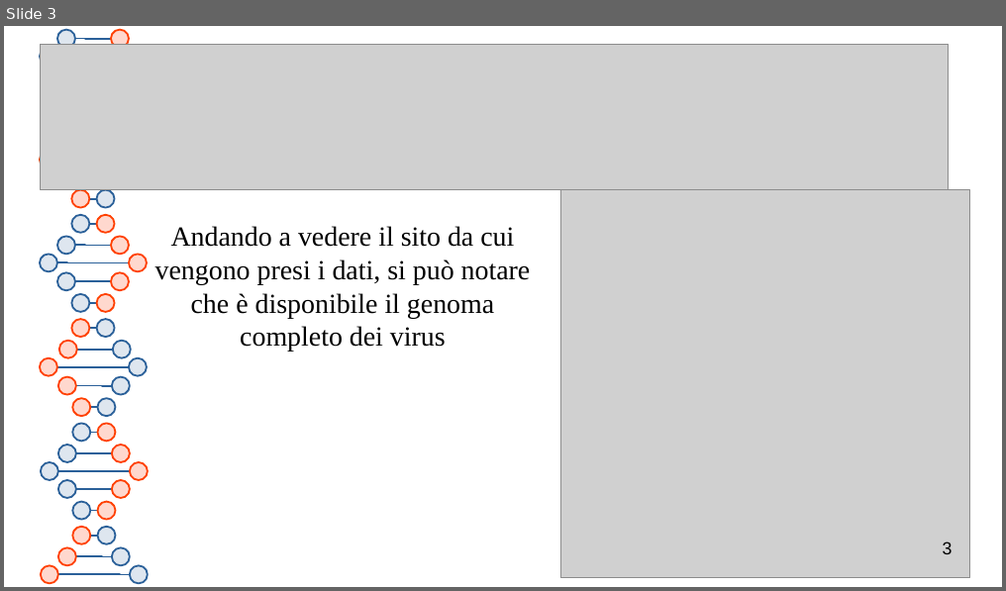
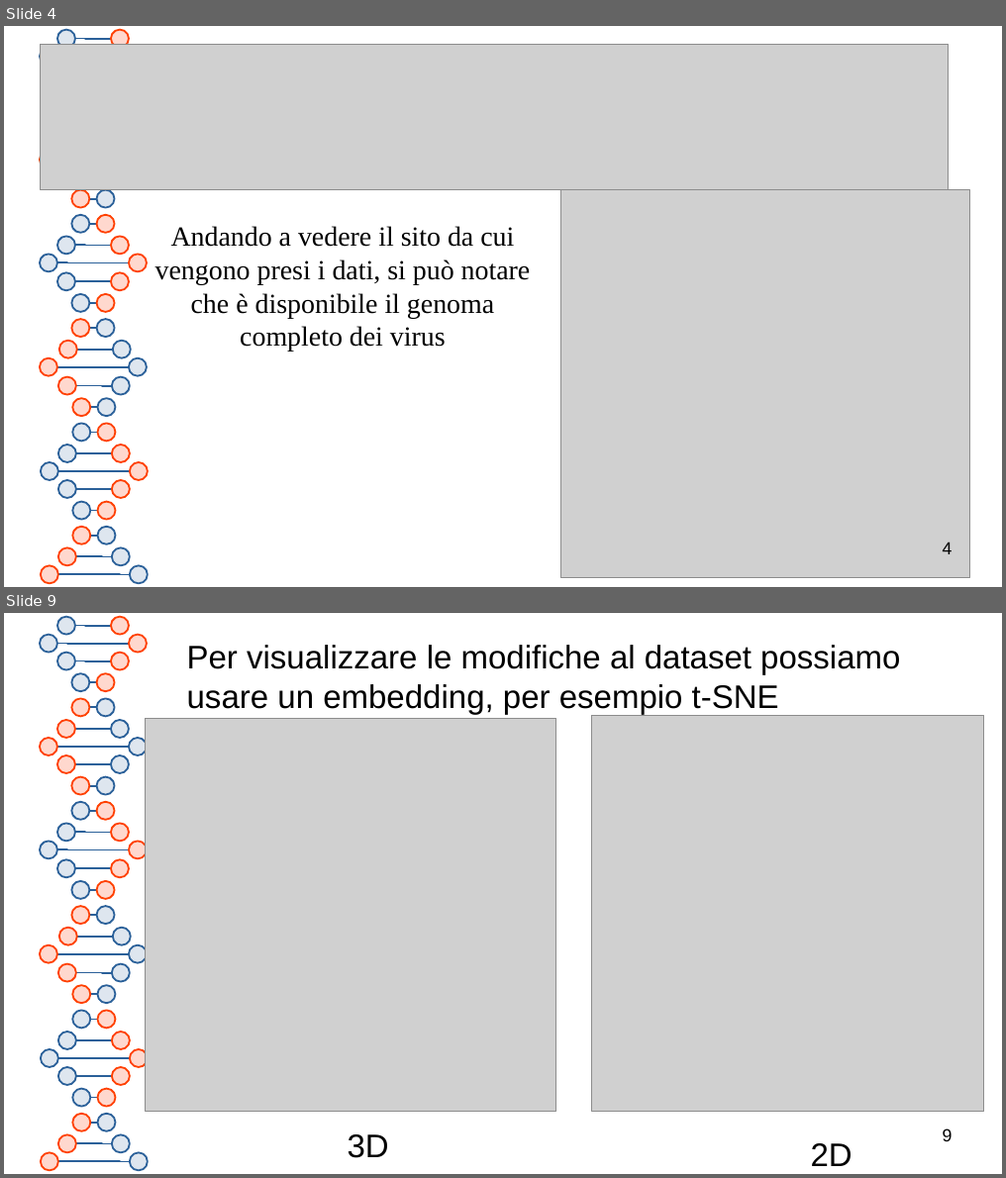
Before and after one commit to MT886505/IA-2022-2023, a slide deck: MT886505.odp. Shown one above the other, each under a label of ours: slide 3 before the commit, slides 4 and 9 after it; the slides between them are not shown. The pictures are 1006x591 and 1006x1178 pixels, drawn with LibreOffice and Linux fonts; fonts in the diff are those of the drawing; grey boxes stand for pictures. Boxes give left, top, right and bottom in pixels: in the first picture for what was removed or moved away, otherwise in the second. Text is boxed around its words. In the diff, an @@ line names an element or a change of style, - is before the commit and + after.

```diff
--- a/MT886505.odp
+++ b/MT886505.odp
@@ slide 9 added at [4,613,1002,1174], background #FFFFFF; not listed: 62 template elements that a slide beside it also shows @@
@@ ellipse added at [129,635,148,653], fill #FFD8CE, outline #FF4000 1.42 pt @@
@@ elbow line added from (57, 644) to (129, 644), #2A6099 1.42 pt @@
@@ ellipse added at [57,652,75,670], fill #DEE6EF, outline #2A6099 1.42 pt @@
@@ elbow line added from (75, 661) to (111, 661), #2A6099 1.42 pt @@
@@ ellipse added at [111,652,129,670], fill #FFD8CE, outline #FF4000 1.42 pt @@
@@ text added at [187,645,900,715], 26 pt, text #000000 @@
+Per visualizzare le modifiche al dataset possiamo usare un embedding, per esempio t-SNE
@@ ellipse added at [72,673,90,692], fill #DEE6EF, outline #2A6099 1.42 pt @@
@@ ellipse added at [72,699,90,717], fill #FFD8CE, outline #FF4000 1.42 pt @@
@@ elbow line added from (89, 682) to (96, 682), #2A6099 1.42 pt @@
@@ ellipse added at [96,673,115,692], fill #FFD8CE, outline #FF4000 1.42 pt @@
@@ ellipse added at [96,699,115,717], fill #DEE6EF, outline #2A6099 1.42 pt @@
@@ ellipse added at [57,720,75,738], fill #FFD8CE, outline #FF4000 1.42 pt @@
@@ elbow line added from (111, 729) to (75, 729), #2A6099 1.42 pt @@
@@ elbow line added from (89, 707) to (96, 707), #2A6099 1.42 pt @@
@@ ellipse added at [111,720,129,738], fill #DEE6EF, outline #2A6099 1.42 pt @@
@@ picture added at [146,718,556,1112] @@
@@ picture added at [592,715,984,1112] @@
@@ elbow line added from (129, 747) to (57, 747), #2A6099 1.42 pt @@
@@ ellipse added at [57,757,75,774], fill #FFD8CE, outline #FF4000 1.42 pt @@
@@ ellipse added at [111,757,129,774], fill #DEE6EF, outline #2A6099 1.42 pt @@
@@ ellipse added at [129,738,148,757], fill #DEE6EF, outline #2A6099 1.42 pt @@
@@ elbow line added from (111, 764) to (75, 764), #2A6099 1.42 pt @@
@@ text added at [348,1135,389,1158], 26 pt, text #000000 @@
+3D
@@ text added at [811,1144,852,1166], 26 pt, text #000000 @@
+2D
@@ page number added at [943,1129,952,1142], 14 pt, text #000000 @@
+9
@@ what was slide 3 is now slide 4 @@
@@ page number at [943,542,952,555]: text changed @@
-3
+4
```
Also in this commit, not shown: 8 slides changed, 2 other slides added, 1 other file.
